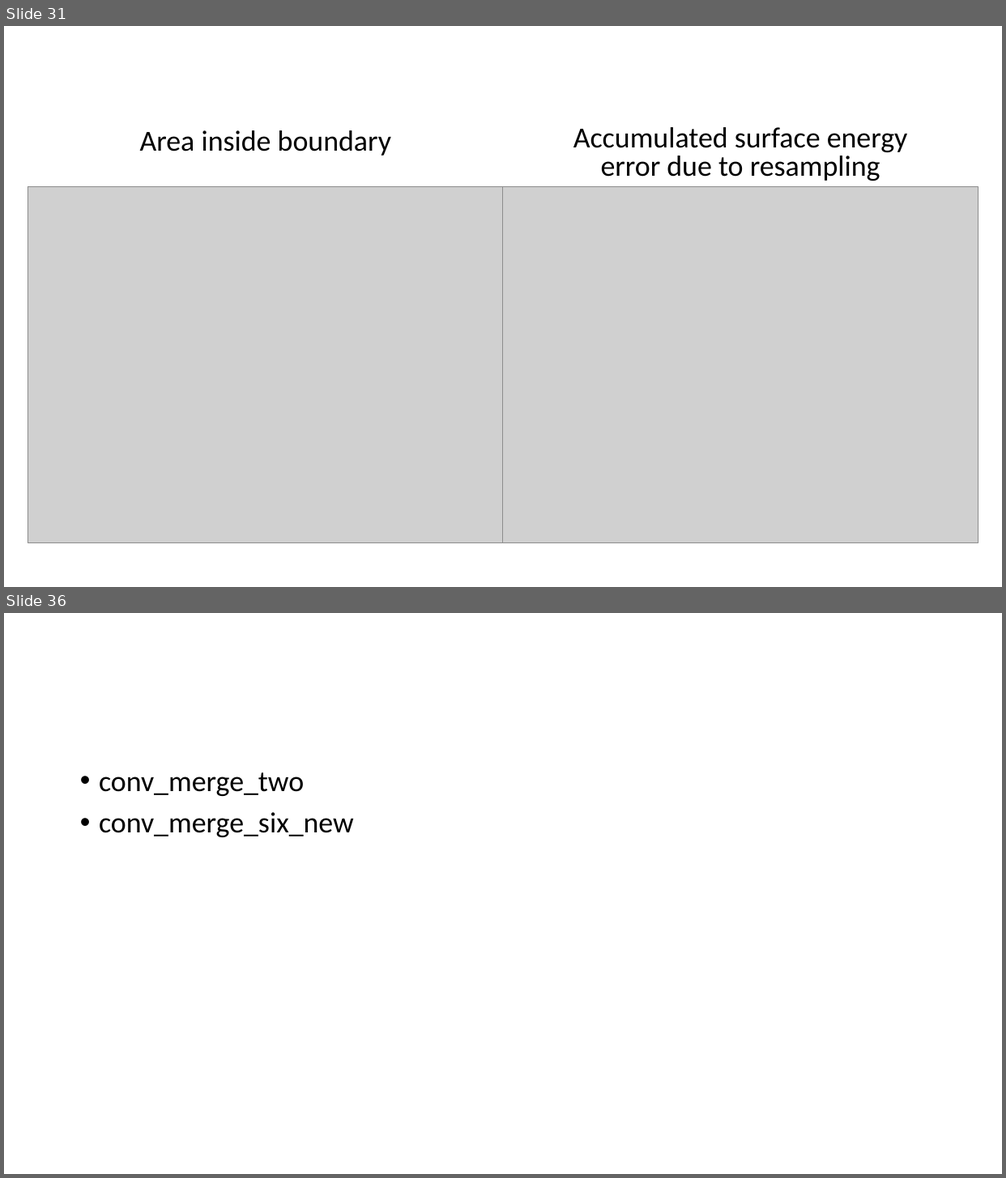
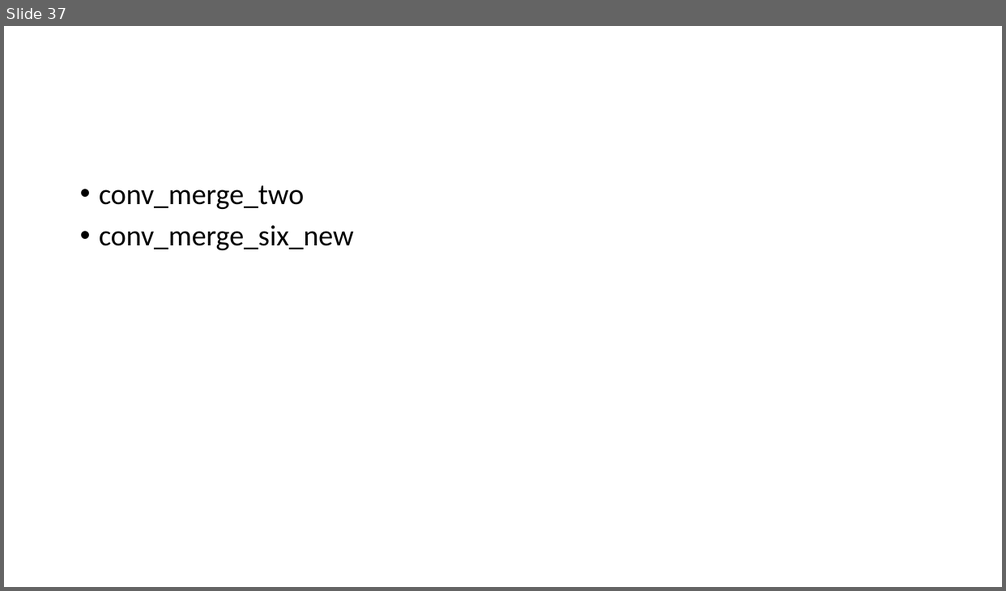
Before and after one commit to Daniel-Chin/droplet, a slide deck: APS_conf/slides.pptx. Shown one above the other, each under a label of ours: slides 31 and 36 before the commit, slide 37 after it; the slides between them are not shown. The pictures are 1006x1178 and 1006x591 pixels, drawn with LibreOffice and Linux fonts; fonts in the diff are those of the drawing; grey boxes stand for pictures. Boxes give left, top, right and bottom in pixels: in the first picture for what was removed or moved away, otherwise in the second. Text is boxed around its words. In the diff, an @@ line names an element or a change of style, - is before the commit and + after.

```diff
--- a/APS_conf/slides.pptx
+++ b/APS_conf/slides.pptx
@@ slide 31 removed at [4,26,1002,587], background #FFFFFF @@
@@ text removed at [140,130,391,156] @@
-Area inside boundary
@@ text removed at [573,127,908,181] @@
-Accumulated surface energy error due to resampling
@@ picture removed at [28,187,503,544] @@
@@ picture removed at [503,187,978,544] @@
@@ what was slide 36 is now slide 37 @@
```
Also in this commit, not shown: 10 slides changed, 4 slides added, 2 other slides removed, 1 other file.
